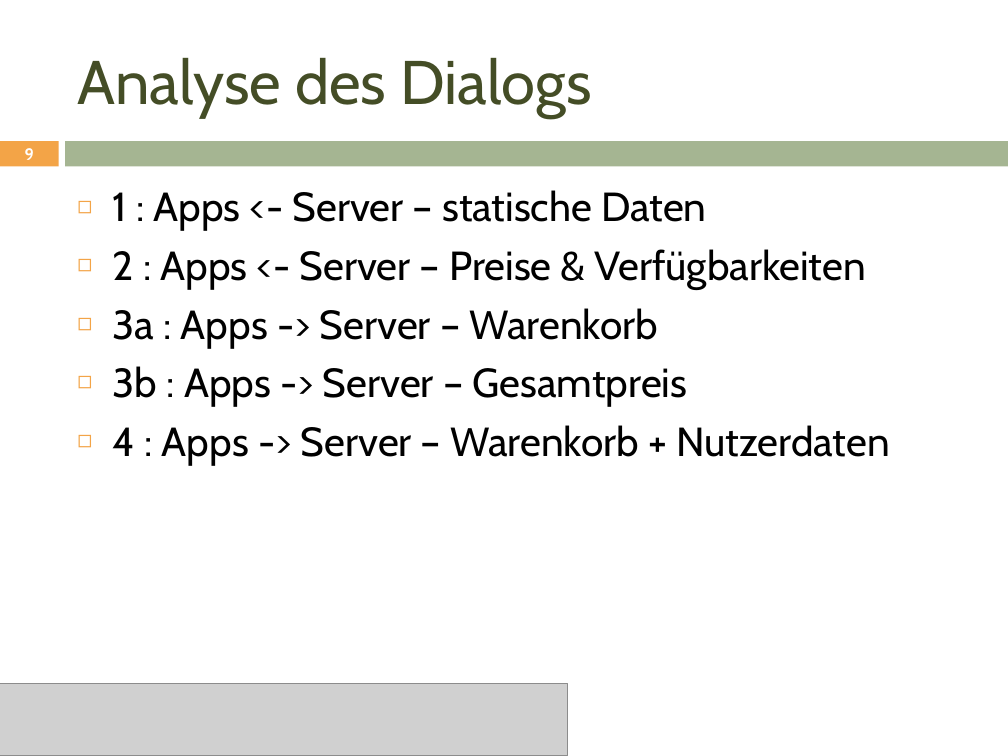
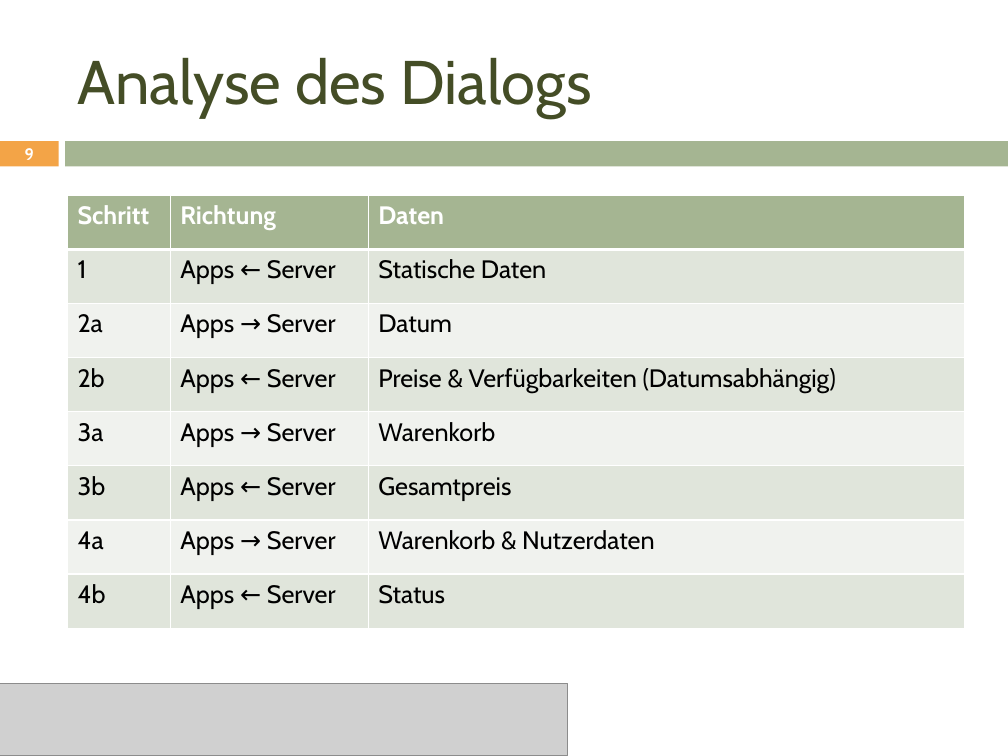
Before and after one commit to janhelmle/weiterbildung_fachinformatiker_ihk_projektantrag, a slide deck: slide 9 of praesentation/Projektpräsentation.pptx. Drawn at 1008x756 pixels with LibreOffice and Linux fonts; fonts in the diff are those of the drawing; grey boxes stand for pictures. Boxes give left, top, right and bottom in pixels: in the first picture for what was removed or moved away, otherwise in the second. Text is boxed around its words. In the diff, an @@ line names an element or a change of style, - is before the commit and + after.

```diff
--- a/praesentation/Projektpräsentation.pptx
+++ b/praesentation/Projektpräsentation.pptx
@@ table added at <box>68,196,964,628</box>, 8 rows, 3 columns @@
+Schritt | Richtung | Daten
+1 | Apps ← Server | Statische Daten
+2a | Apps → Server | Datum
+2b | Apps ← Server | Preise & Verfügbarkeiten (Datumsabhängig)
+3a | Apps → Server | Warenkorb
+3b | Apps ← Server | Gesamtpreis
+4a | Apps → Server | Warenkorb & Nutzerdaten
+4b | Apps ← Server | Status
@@ text removed at <box>113,190,890,465</box> @@
-◻ 1 : Apps <- Server – statische Daten
-◻ 2 : Apps <- Server – Preise & Verfügbarkeiten
-◻ 3a : Apps -> Server – Warenkorb
-◻ 3b : Apps -> Server – Gesamtpreis
-◻ 4 : Apps -> Server – Warenkorb + Nutzerdaten
```
Also in this commit, not shown: 1 other file.
